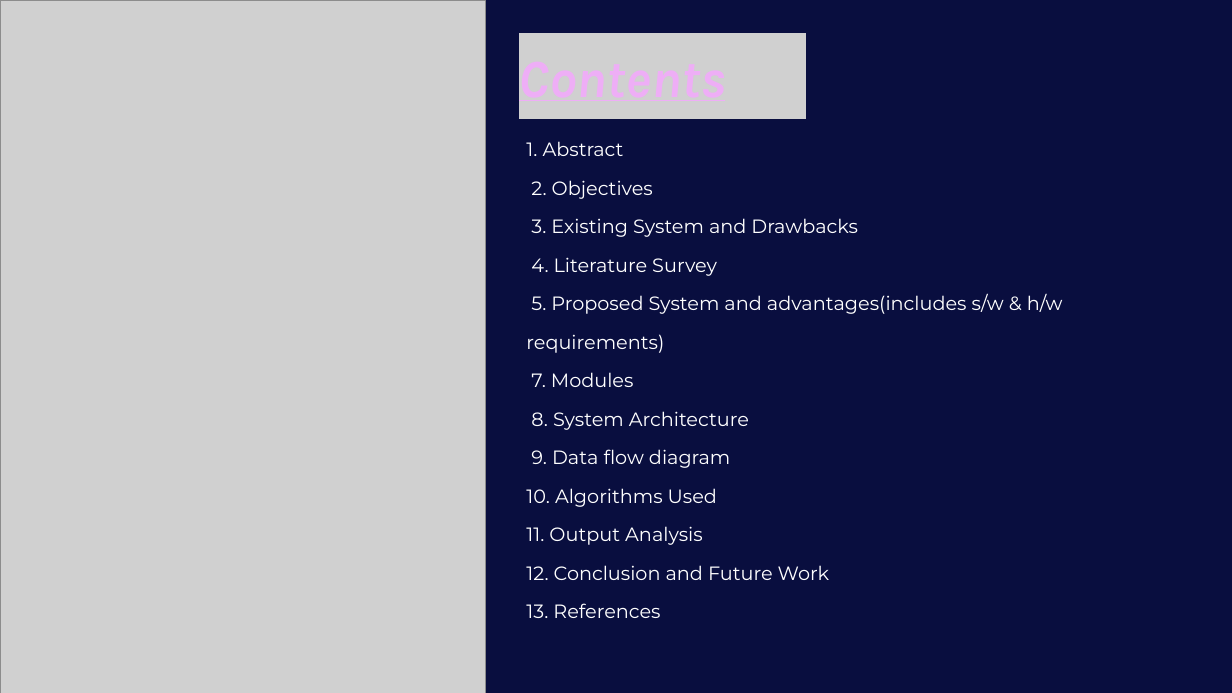
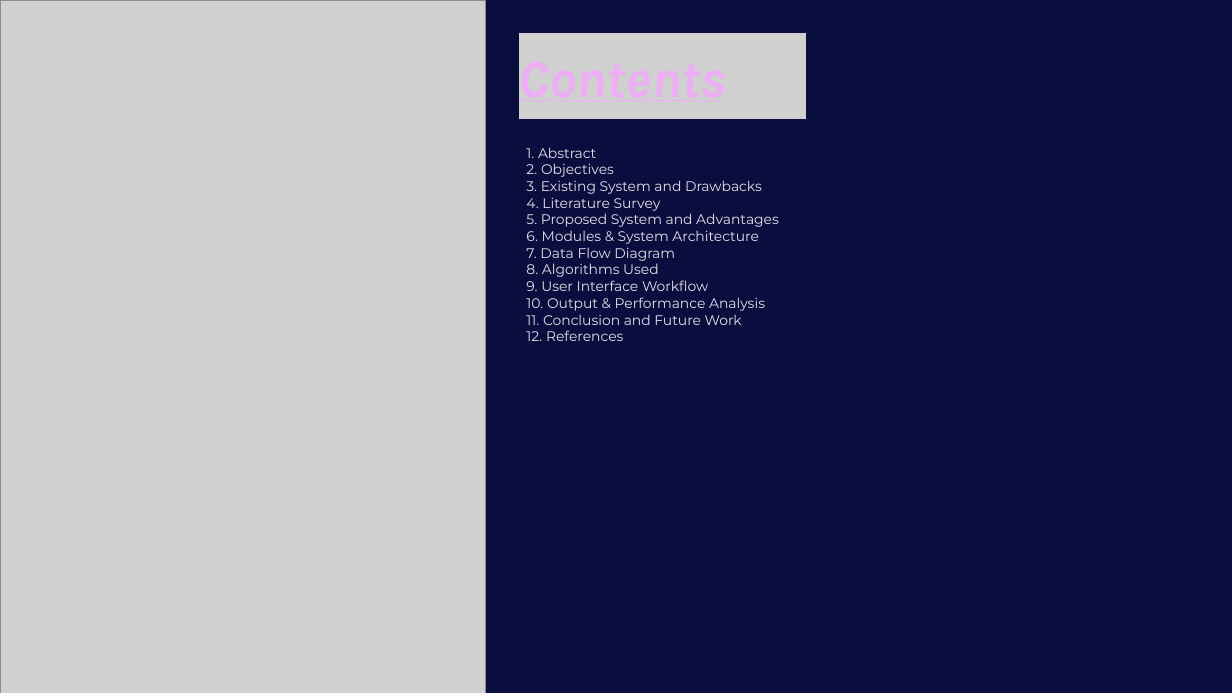
Before and after one commit to syedmoazam02/KDE-Federated-Learning-Defense, a slide deck: slide 2 of docs/KDE_Defense_Federated_Learning_Presentation.pptx. Drawn at 1232x693 pixels with LibreOffice and Linux fonts; fonts in the diff are those of the drawing; grey boxes stand for pictures; background and template pictures are left out. Boxes give left, top, right and bottom in pixels: in the first picture for what was removed or moved away, otherwise in the second. Text is boxed around its words. In the diff, an @@ line names an element or a change of style, - is before the commit and + after.

Commit message:
docs: complete comprehensive audit and resolution of all typos, numbering gaps, and formatting across report, presentation, and PDFs

```diff
--- a/docs/KDE_Defense_Federated_Learning_Presentation.pptx
+++ b/docs/KDE_Defense_Federated_Learning_Presentation.pptx
@@ text at <box>526,147,762,211</box>: size 18 to 13 pt, text colour #FFFFFF to #E5DCE6 in "1. Abstract", "2. Objectives", "3. Existing System and Drawbacks", "4. Literature Survey"; line spacing 36pt to 1 @@
@@ text at <box>526,210,779,341</box>: text changed; size 18 to 13 pt; text colour #FFFFFF to #E5DCE6 @@
-5. Proposed System and advantages(includes s/w & h/w requirements)
-7. Modules
-8. System Architecture
-9. Data flow diagram
-10. Algorithms Used
-11. Output Analysis
-12. Conclusion and Future Work
-13. References
+5. Proposed System and Advantages
+6. Modules & System Architecture
+7. Data Flow Diagram
+8. Algorithms Used
+9. User Interface Workflow
+10. Output & Performance Analysis
+11. Conclusion and Future Work
+12. References
```
Also in this commit, not shown: 2 other slides changed, 4 other files.
